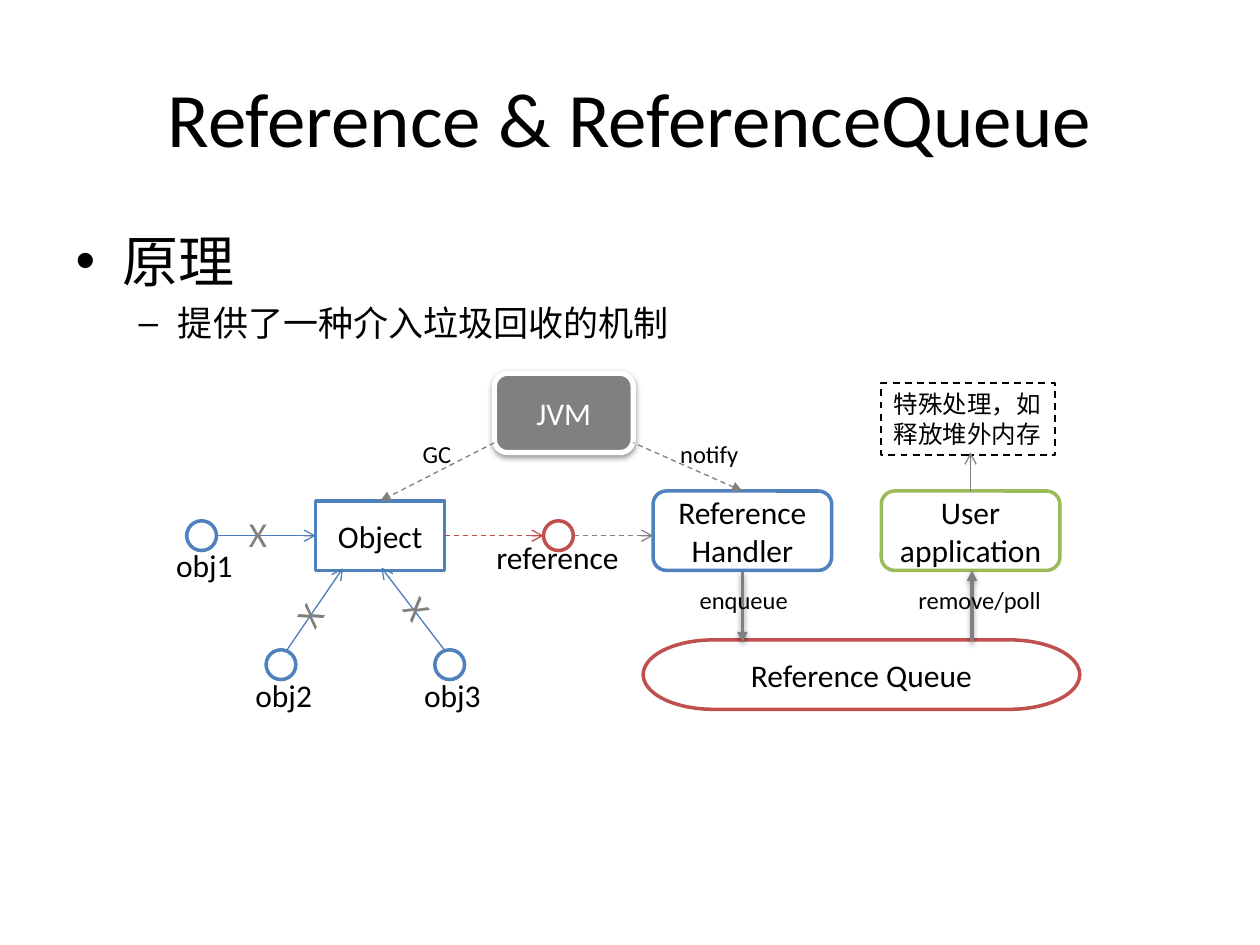
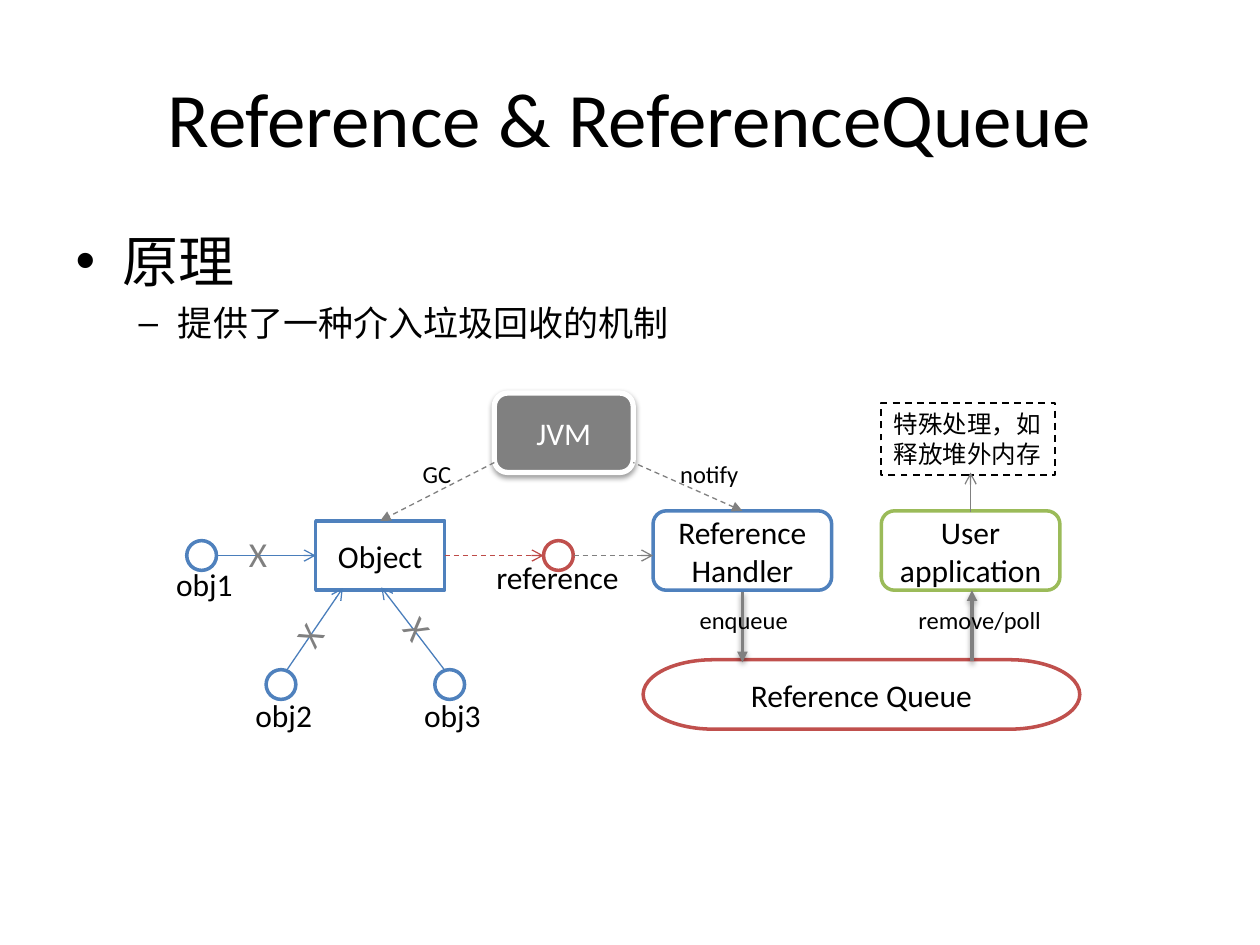
Before and after one commit to guhanjie/Knowledge-sharing, a slide deck: slide 19 of 扒一扒Java IO那些事儿.pptx. Drawn at 1260x945 pixels with LibreOffice and Linux fonts; fonts in the diff are those of the drawing. Boxes give left, top, right and bottom in pixels: in the first picture for what was removed or moved away, otherwise in the second. Text is boxed around its words. In the diff, an @@ line names an element or a change of style, - is before the commit and + after.

```diff
--- a/扒一扒Java IO那些事儿.pptx
+++ b/扒一扒Java IO那些事儿.pptx
@@ 11 texts, 10 arrows, 4 ellipses, 3 rounded rectangles, 2 rectangles, 1 pill shape: place and size @@
-11 texts, 10 arrows, 4 ellipses, 3 rounded rectangles, 2 rectangles, 1 pill shape at box(176, 373, 1079, 713)
+11 texts, 10 arrows, 4 ellipses, 3 rounded rectangles, 2 rectangles, 1 pill shape at box(176, 393, 1079, 733)
```
Also in this commit, not shown: 7 other slides changed, 4 slides added, 2 slides removed.
